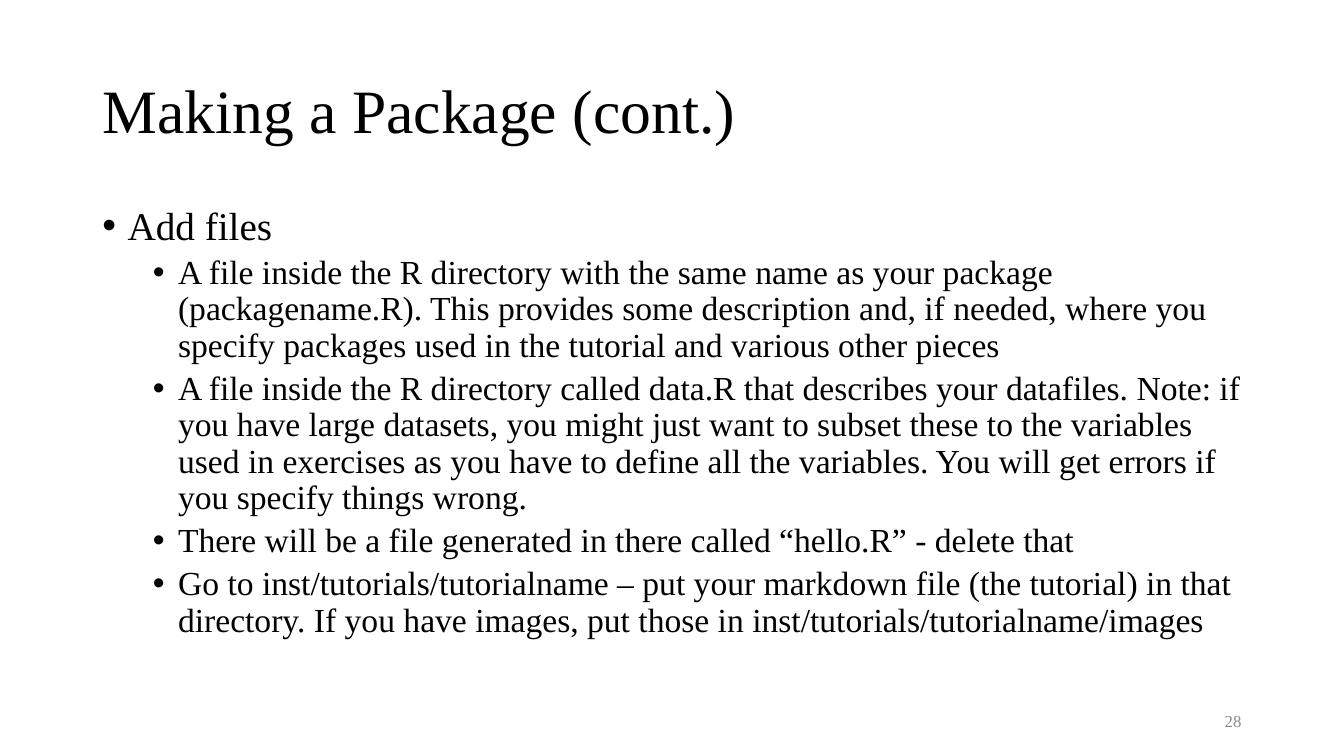
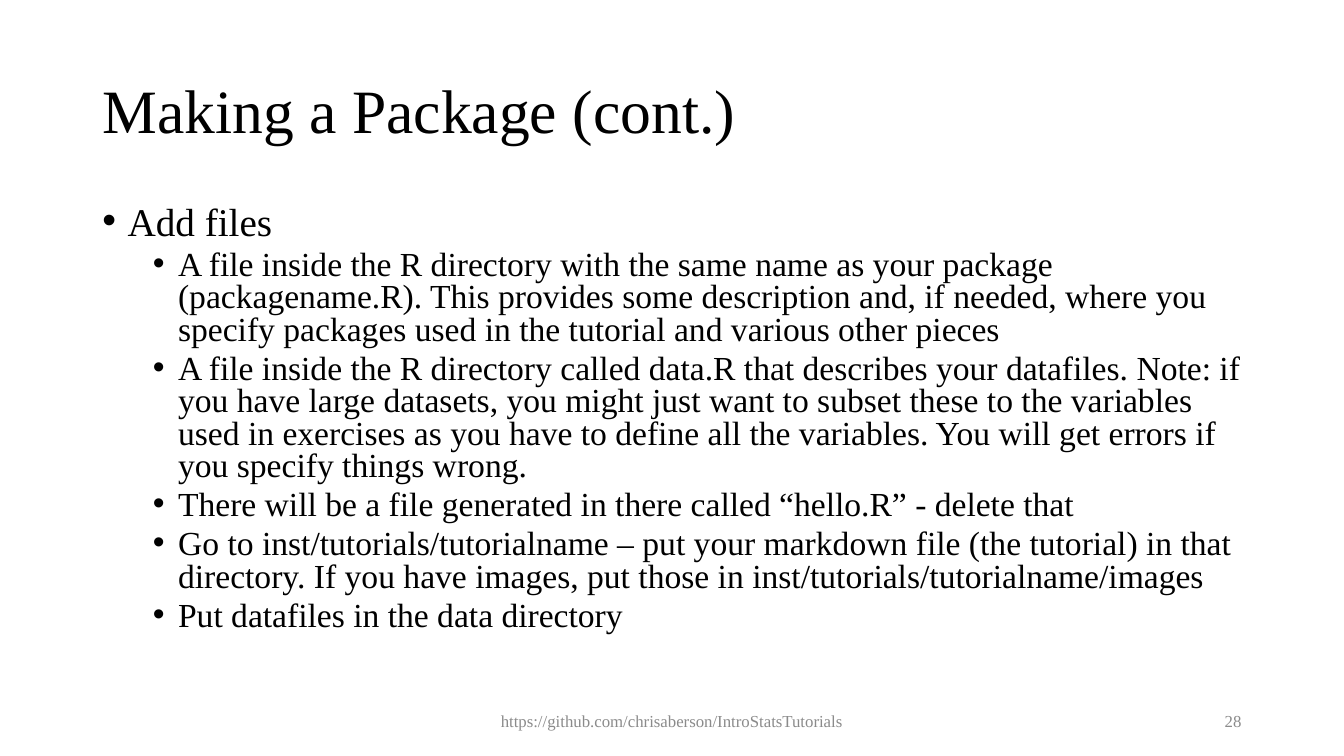
Before and after one commit to chrisaberson/IntroStatsTutorials, a slide deck: slide 28 of ppt/learnr.pptx. Drawn at 1344x756 pixels with LibreOffice and Linux fonts; fonts in the diff are those of the drawing. Boxes give left, top, right and bottom in pixels: in the first picture for what was removed or moved away, otherwise in the second. Text is boxed around its words. In the diff, an @@ line names an element or a change of style, - is before the commit and + after.

```diff
--- a/ppt/learnr.pptx
+++ b/ppt/learnr.pptx
@@ text at <box>128,208,1240,594</box>: line spacing 0.9 to 0.8 @@
@@ text at <box>178,603,623,633</box>: paragraph added @@
+  • Put datafiles in the data directory
@@ text added at <box>501,715,843,731</box>, 12 pt, text #8C8C8C @@
+https://github.com/chrisaberson/IntroStatsTutorials
```
Also in this commit, not shown: 41 other slides changed, 4 slides added.
